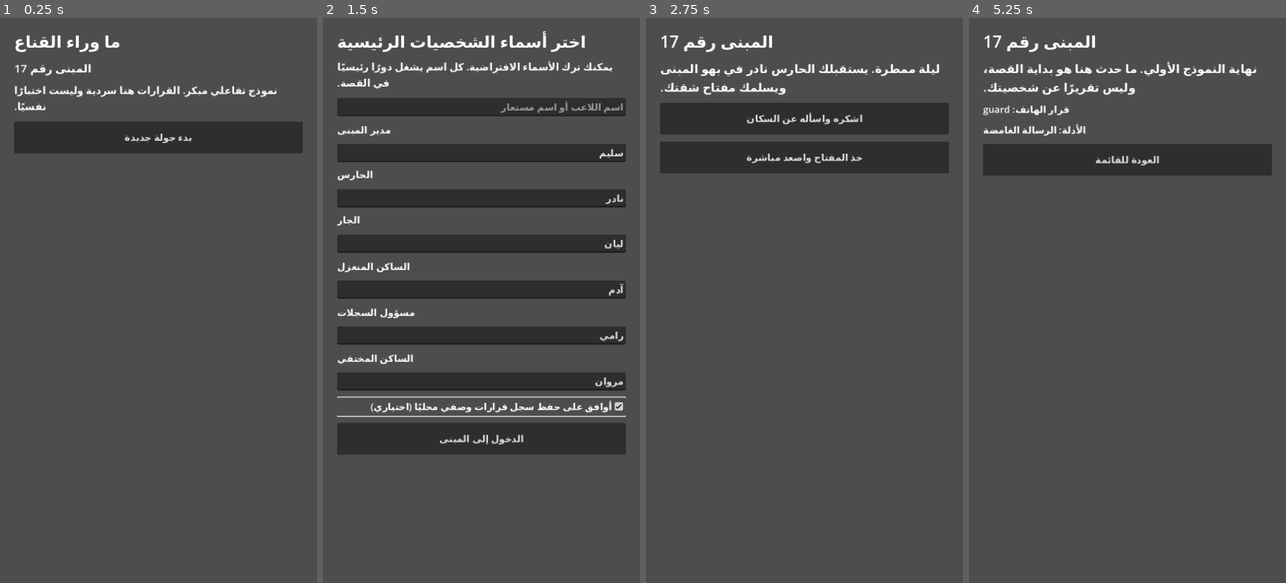
Above: before the commit, frames 1-4 (left to right).
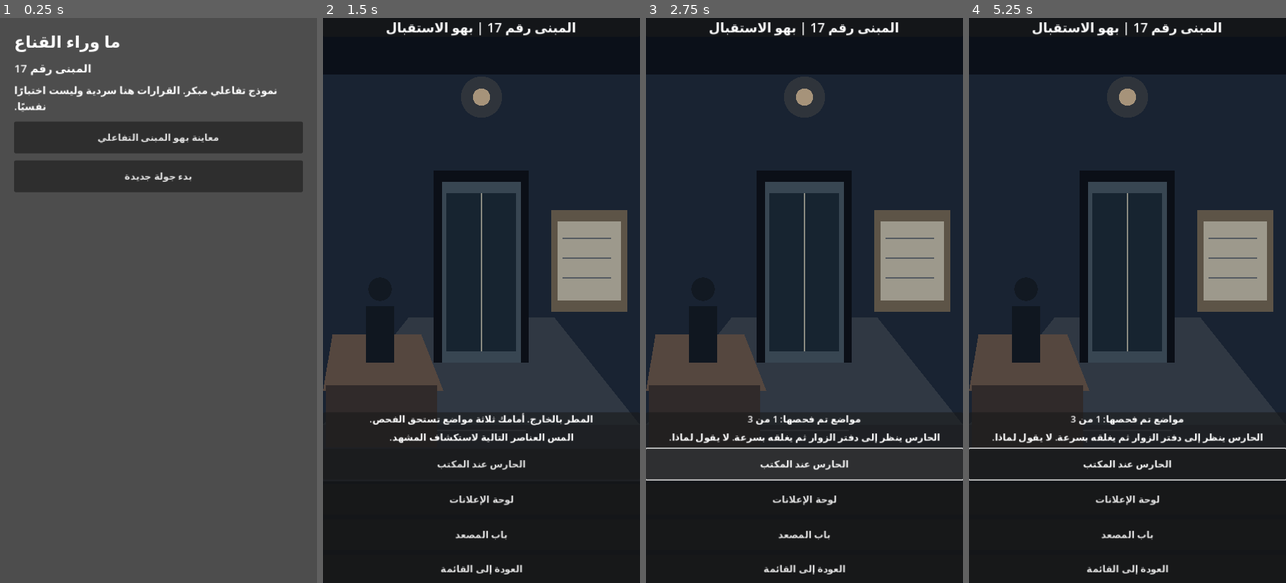
Above: after the commit, the same moments.

Repository: moh-ac-32000-del/Behind-the-Mask.-Private-
Game: Godot game, scene res://scenes/main.tscn
The game is run twice, just before and just after one commit, with the same random seed, the same clock (stepped at 60 frames per second) and the same inputs.
Inputs (mouse positions are in pixels of both pictures, inside the frame that each line leads up to):
- Up to frame 1 (0.25 s): no input
- Up to frame 2 (1.5 s): click (481, 136) at 0.5 s, where only the run after the commit has a clickable "معاينة بهو المبنى التفاعلي"; click (481, 407) at 1.25 s, where only the run before the commit has a clickable "أوافق على حفظ سجل قرارات وصفي…"
- Up to frame 3 (2.75 s): click "الدخول إلى المبنى" (after the commit: "الحارس عند المكتب") at 2 s
- Up to frame 4 (5.25 s): click (1127, 119) at 2.75 s, where only the run before the commit has a clickable "اشكره واسأله عن السكان"; click (1127, 119) at 3.5 s, where only the run before the commit has a clickable "سلّم الهاتف للحارس"; click (1127, 119) at 4.25 s, where only the run before the commit has a clickable "أخبره بما حدث"; click (1127, 119) at 5 s, where only the run before the commit has a clickable "دوّن الرسالة في دفتر الأدلة"

The runs differ from the first frame. In frame 1, 5.2% of the frame differs, in the area x 4-96%, y 20-31%; in frame 2, 76%; in frame 3, 84%; in frame 4, 89%, in the area x 0-100%, y 0-100%.

Commit message:
feat: expose lobby visual preview from main menu

Diff:
--- a/scripts/main.gd
+++ b/scripts/main.gd
@@ -83,9 +83,13 @@
     _layout("ما وراء القناع")
     _label("المبنى رقم 17", 19)
     _label("نموذج تفاعلي مبكر. القرارات هنا سردية وليست اختبارًا نفسيًا.", 17)
+    _button("معاينة بهو المبنى التفاعلي", _lobby_preview)
     _button("بدء جولة جديدة", _setup)
     if FileAccess.file_exists(SAVE_PATH):
         _button("متابعة", _resume)
+
+func _lobby_preview() -> void:
+    get_tree().change_scene_to_file("res://scenes/lobby.tscn")
 
 func _resume() -> void:
     if _load():
